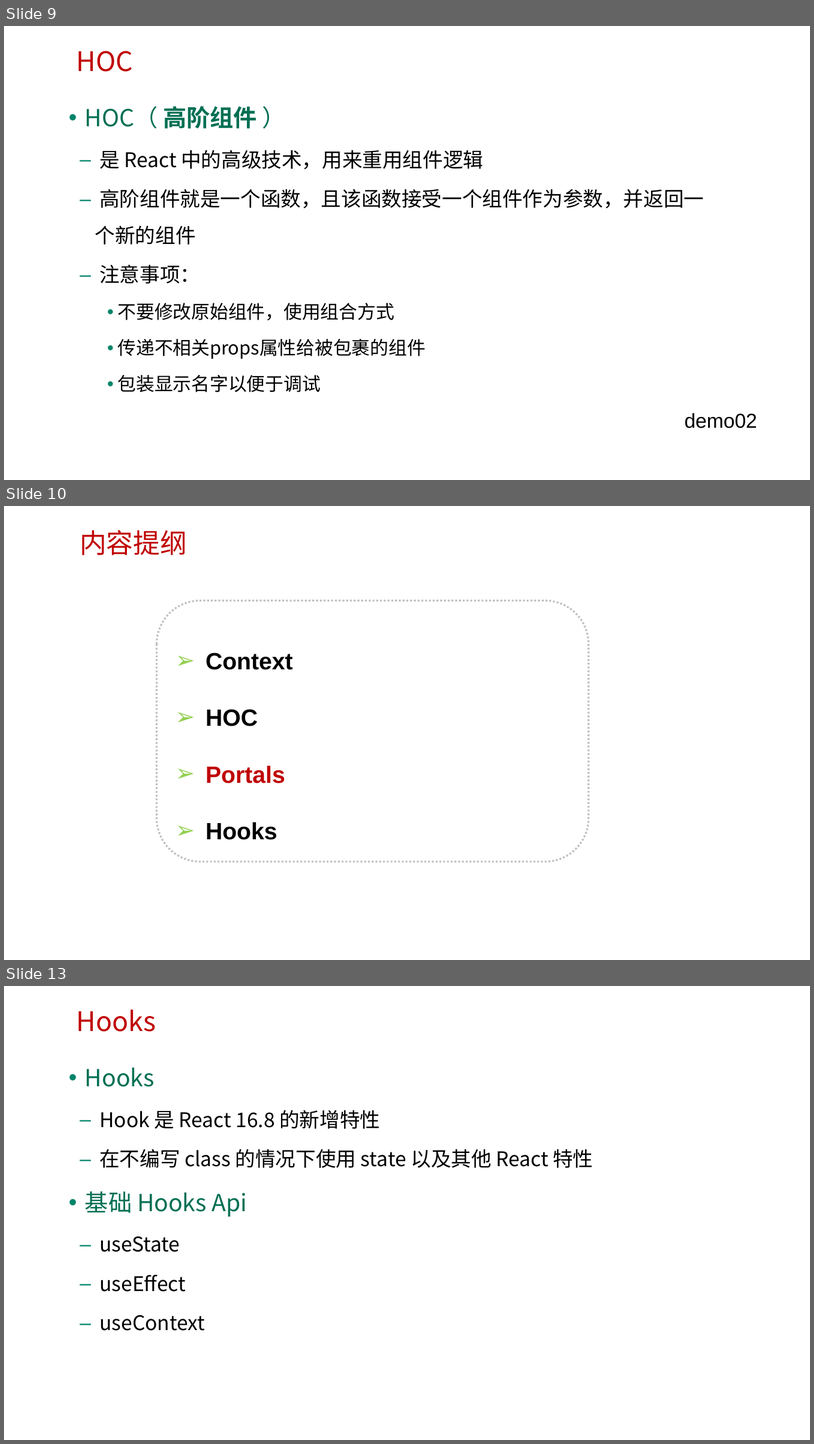
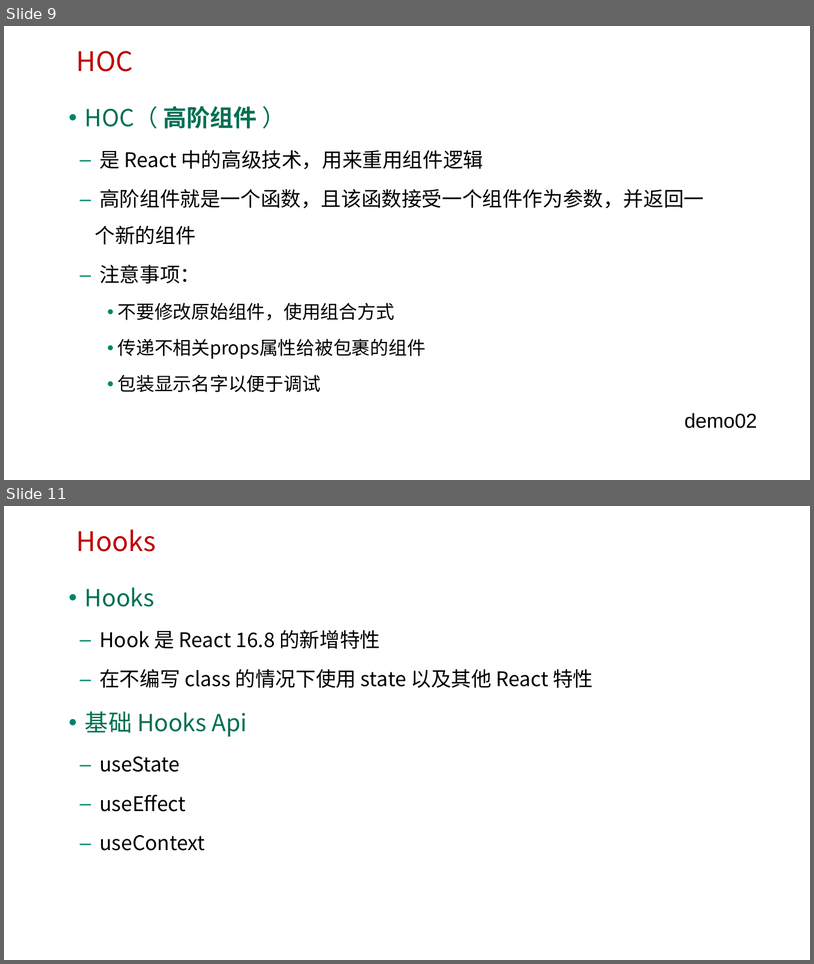
Before and after one commit to edu2act/course-react, a slide deck: materials/slides/ch04-Advanced Guides.pptx. Shown one above the other, each under a label of ours: slides 9, 10 and 13 before the commit, slides 9 and 11 after it; the slides between them are not shown. The pictures are 814x1444 and 814x964 pixels, drawn with LibreOffice and Linux fonts; fonts in the diff are those of the drawing; background and template pictures are left out. Boxes give left, top, right and bottom in pixels: in the first picture for what was removed or moved away, otherwise in the second. Text is boxed around its words. In the diff, an @@ line names an element or a change of style, - is before the commit and + after.

```diff
--- a/materials/slides/ch04-Advanced Guides.pptx
+++ b/materials/slides/ch04-Advanced Guides.pptx
@@ slide 10 removed at [4,506,810,960], background picture (left out) @@
@@ text removed at [80,530,187,555] @@
-内容提纲
@@ rounded rectangle removed at [157,600,589,861] @@
-➢ Context
-➢ HOC
-➢ Portals
-➢ Hooks
@@ what was slide 13 is now slide 11 @@
```
Also in this commit, not shown: 3 slides changed, 1 other slide removed, 47 other files.
